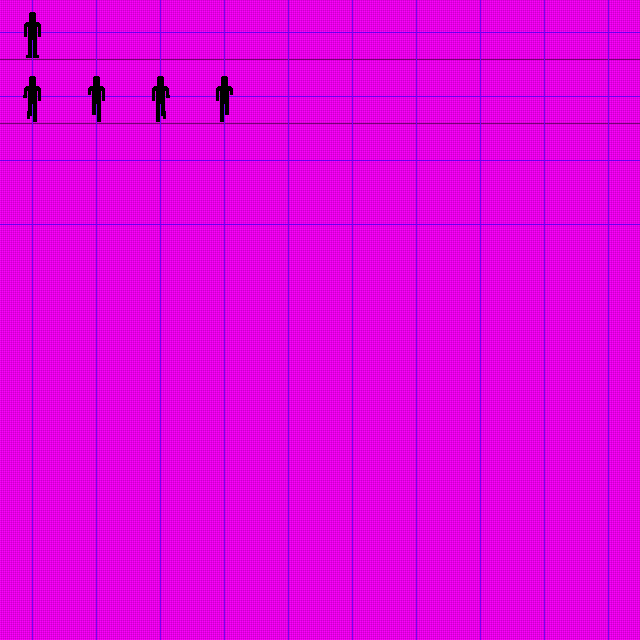
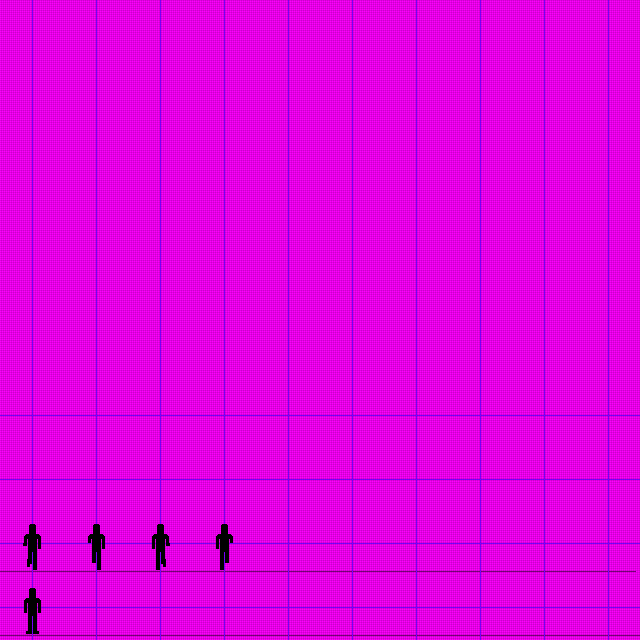
Revision of a layered 640x640 image; what changed, layer by layer:
painted on "Walk Forward" over [23, 76, 233, 570]
painted on "Idle" over [24, 12, 41, 634]
painted on "Layer #5" over [0, 32, 640, 608]
painted on "Layer #3" over [0, 59, 640, 636]
